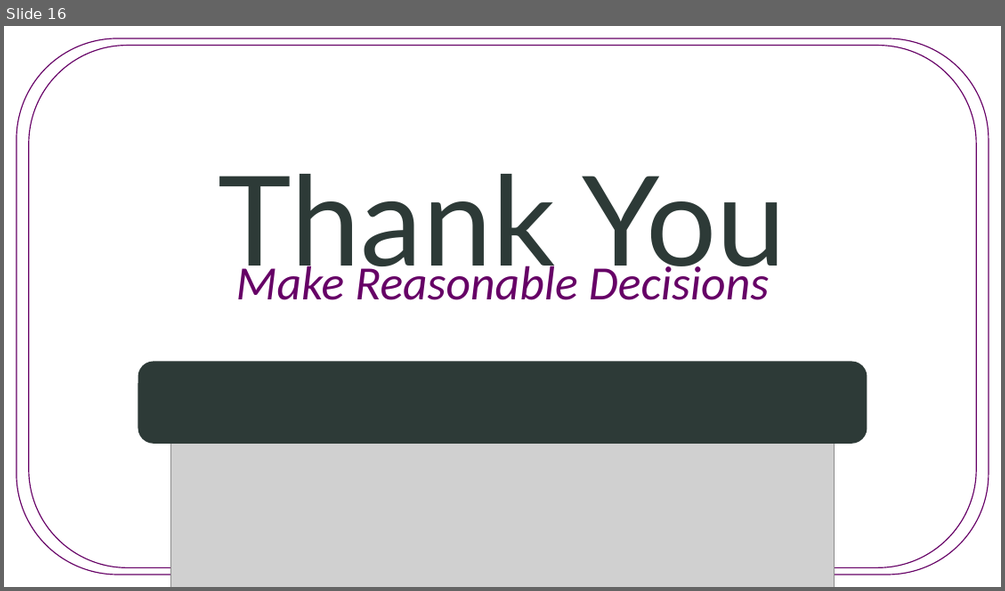
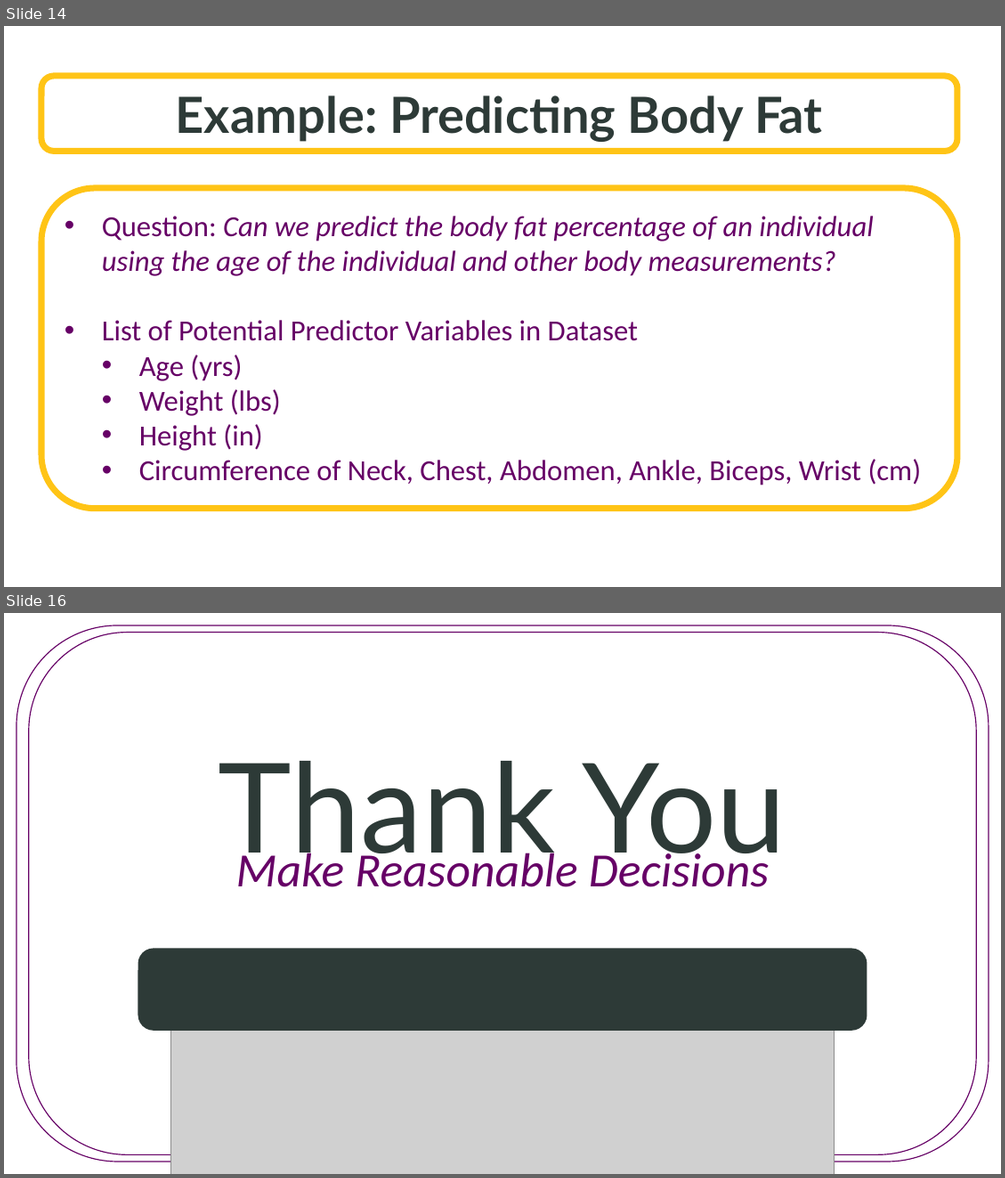
Before and after one commit to SuperMarioGiacomazzo/STOR455_WEBSITE, a slide deck: Lectures/16 - Techniques for Choosing Predictors.pptx. Shown one above the other, each under a label of ours: slide 16 before the commit, slides 14 and 16 after it; the slides between them are not shown. The pictures are 1005x591 and 1005x1178 pixels, drawn with LibreOffice and Linux fonts; fonts in the diff are those of the drawing; grey boxes stand for pictures; background and template pictures are left out. Boxes give left, top, right and bottom in pixels: in the first picture for what was removed or moved away, otherwise in the second. Text is boxed around its words. In the diff, an @@ line names an element or a change of style, - is before the commit and + after.

```diff
--- a/Lectures/16 - Techniques for Choosing Predictors.pptx
+++ b/Lectures/16 - Techniques for Choosing Predictors.pptx
@@ slide 14 added at bbox=[4, 26, 1001, 587], background picture (left out) @@
@@ rounded rectangle added at bbox=[41, 76, 957, 151], fill #FFFFFF at 70% opacity, outline #FFC416 6 pt, 48 pt, text #2D3A37, bold @@
+Example: Predicting Body Fat
@@ rounded rectangle added at bbox=[41, 188, 957, 508], fill #FFFFFF, outline #FFC416 6 pt, 28 pt, text #660066 @@
+• Question: Can we predict the body fat percentage of an individual using the age of the individual and other body measurements?
+• List of Potential Predictor Variables in Dataset
+  • Age (yrs)
+  • Weight (lbs)
+  • Height (in)
+  • Circumference of Neck, Chest, Abdomen, Ankle, Biceps, Wrist (cm)
```
Also in this commit, not shown: 7 other slides added, 8 slides removed, 10 other files.
